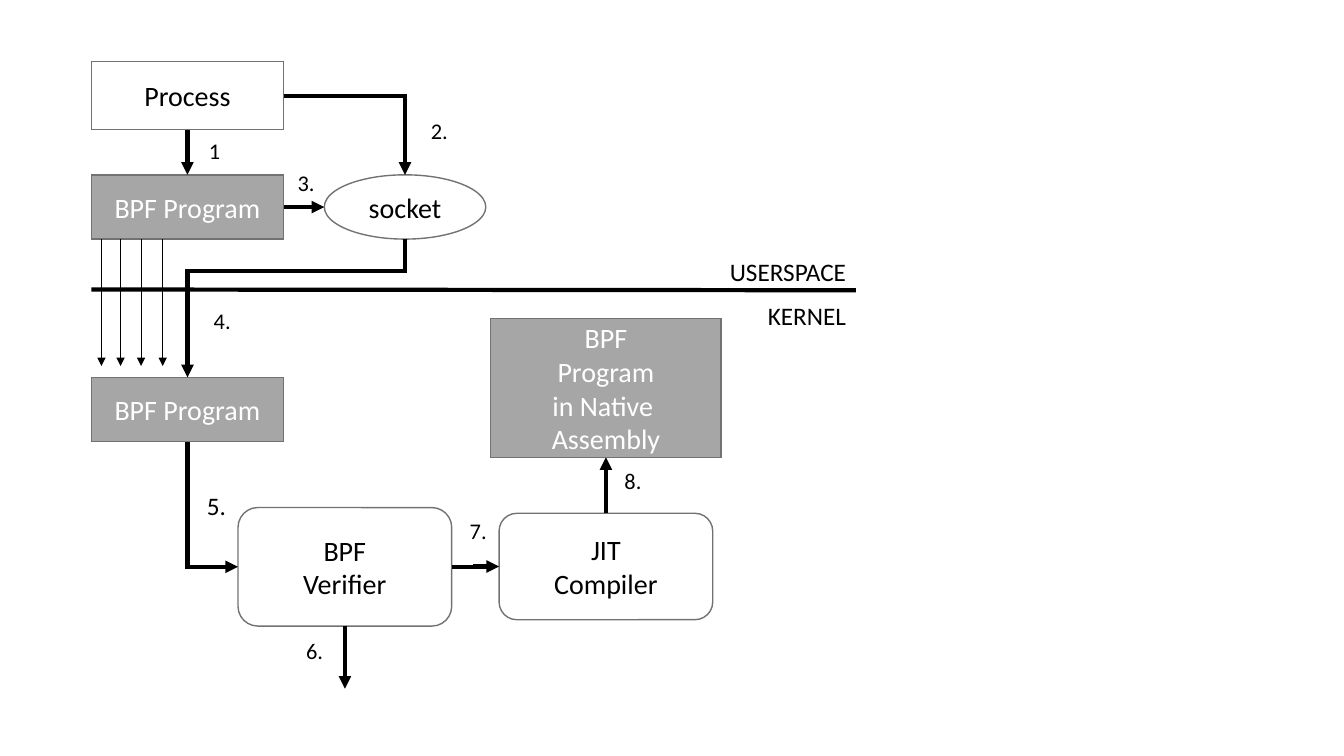
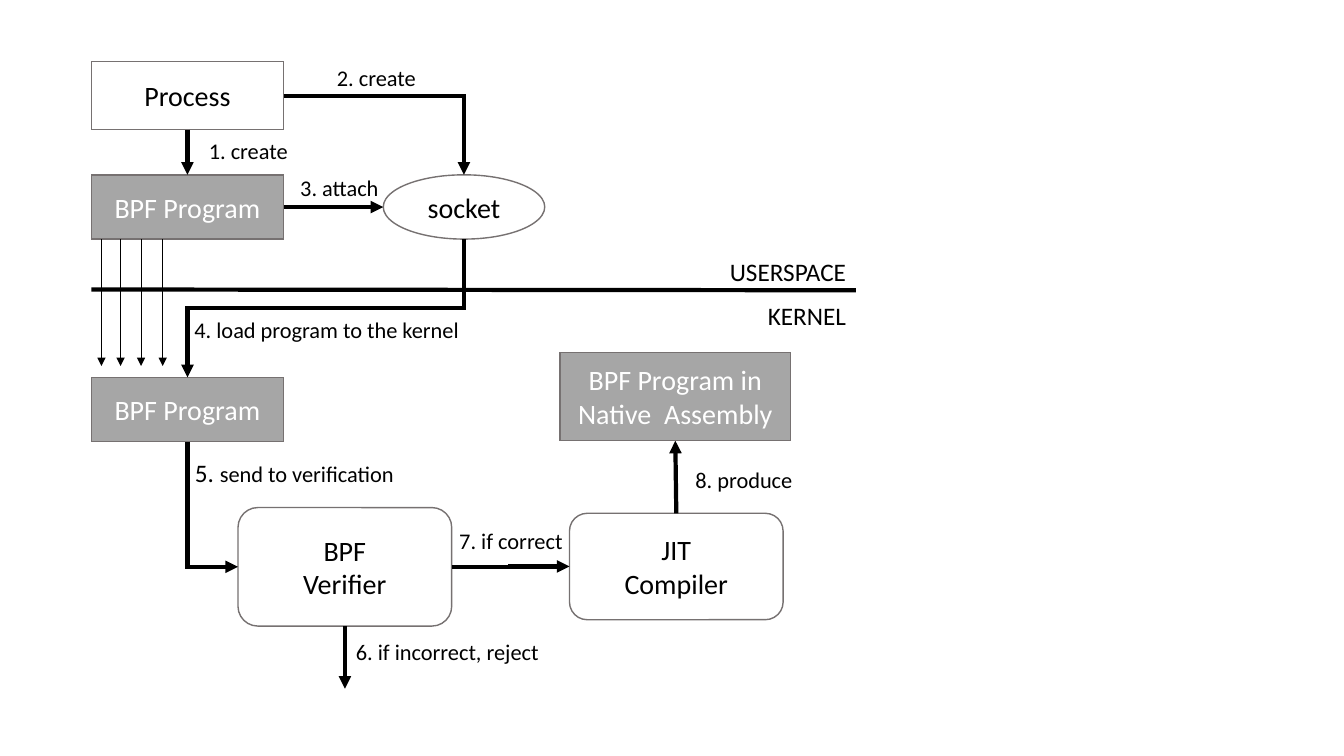
Before and after one commit to ereshetova/dissertation, a slide deck: slide 1 of figures/bpf-overview.pptx. Drawn at 1344x756 pixels with LibreOffice and Linux fonts; fonts in the diff are those of the drawing. Boxes give left, top, right and bottom in pixels: in the first picture for what was removed or moved away, otherwise in the second. Text is boxed around its words. In the diff, an @@ line names an element or a change of style, - is before the commit and + after.

```diff
--- a/figures/bpf-overview.pptx
+++ b/figures/bpf-overview.pptx
@@ text at (337, 71, 416, 86): text changed @@
-2.
+2. create
@@ elbow arrow moved from (283, 96) - (405, 174) to (283, 96) - (464, 174) @@
@@ text at (209, 144, 288, 159): text changed @@
-1
+1. create
@@ ellipse "socket": place and size @@
-ellipse "socket" at (325, 174, 486, 239)
+ellipse "socket" at (383, 174, 544, 239)
@@ elbow arrow moved from (283, 207) - (325, 207) to (283, 207) - (383, 207) @@
@@ text at (300, 180, 378, 202): text changed @@
-3.
+3. attach
@@ elbow arrow moved from (405, 239) - (188, 377) to (464, 239) - (188, 377) @@
@@ text at (194, 322, 458, 342): text changed @@
-4.
+4. load program to the kernel
@@ rectangle "BPF Program in Native Assembly": place and size @@
-rectangle "BPF Program in Native Assembly" at (491, 319, 722, 457)
+rectangle "BPF Program in Native Assembly" at (561, 352, 791, 441)
@@ text in rectangle at (578, 371, 772, 429): text changed @@
-BPF
-Program
-in Native Assembly
+BPF Program in Native Assembly
@@ arrow moved from (606, 513) - (606, 458) to (677, 513) - (676, 441) @@
@@ text at (195, 465, 393, 482): text changed; size 18 to 16 pt @@
-5.
+5. send to verification
@@ text at (695, 472, 792, 492): text changed @@
-8.
+8. produce
@@ text at (459, 533, 562, 549): text changed @@
-7.
+7. if correct
@@ rounded rectangle "JIT": place and size @@
-rounded rectangle "JIT" at (499, 513, 713, 620)
+rounded rectangle "JIT" at (570, 513, 783, 620)
@@ elbow arrow moved from (452, 567) - (499, 567) to (452, 567) - (570, 567) @@
@@ text at (356, 644, 539, 664): text changed @@
-6.
+6. if incorrect, reject
```
Also in this commit, not shown: 7 other files.
